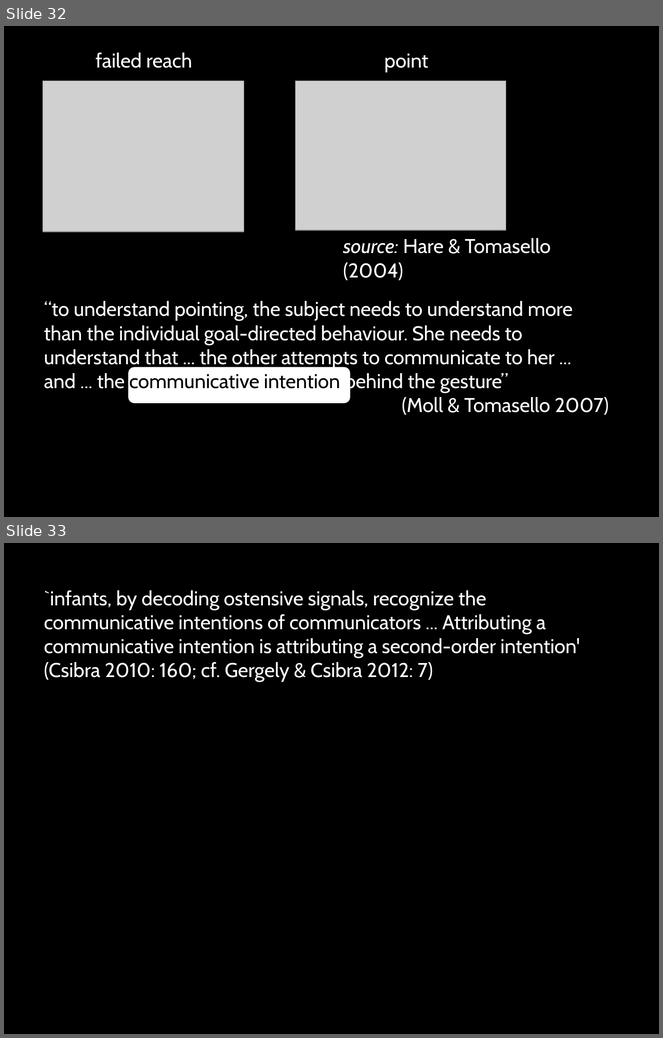
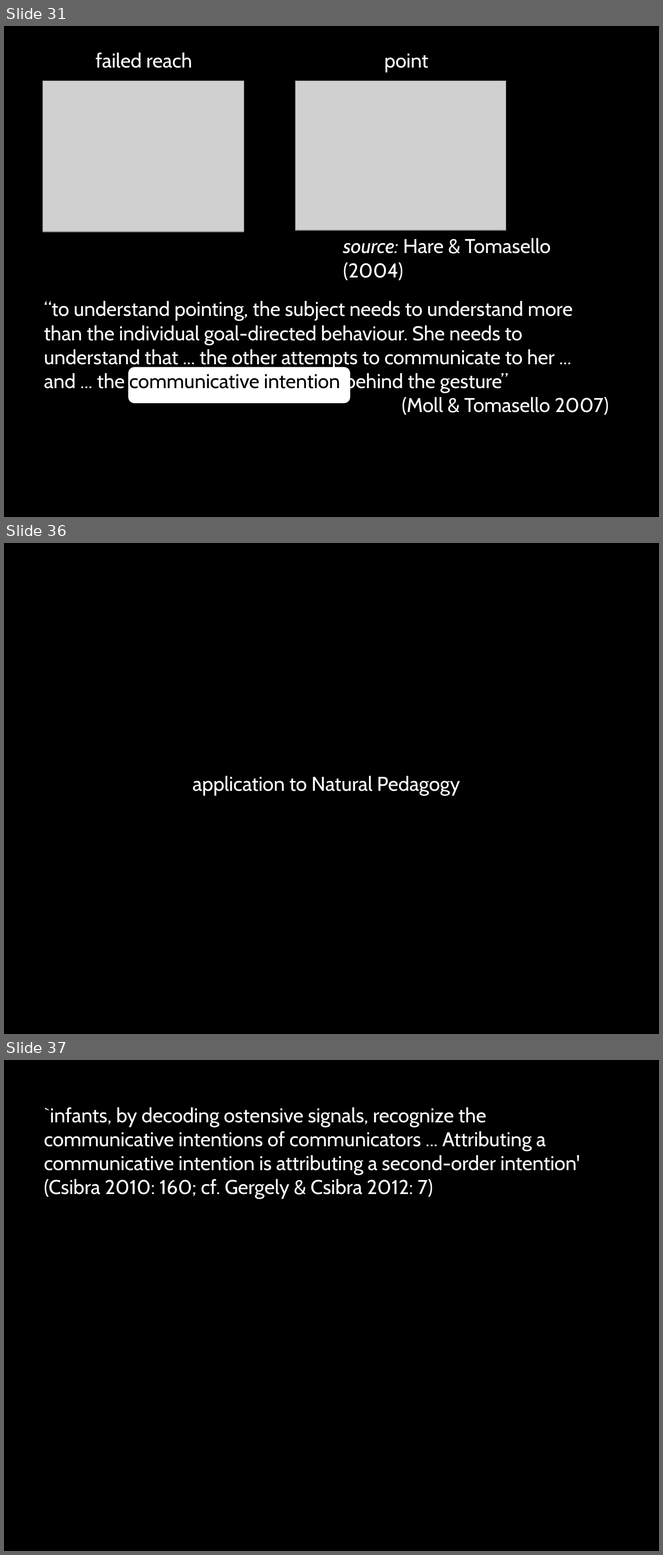
Before and after one commit to butterfill/lecture_mindreading_joint_action_philosophical_tools, a slide deck: lecture09 interacting mindreaders/lecture09 interacting mindreaders.pptx. Shown one above the other, each under a label of ours: slides 32 and 33 before the commit, slides 31, 36 and 37 after it; the slides between them are not shown. The pictures are 663x1038 and 663x1555 pixels, drawn with LibreOffice and Linux fonts; fonts in the diff are those of the drawing; grey boxes stand for pictures. Boxes give left, top, right and bottom in pixels: in the first picture for what was removed or moved away, otherwise in the second. Text is boxed around its words. In the diff, an @@ line names an element or a change of style, - is before the commit and + after.

```diff
--- a/lecture09 interacting mindreaders/lecture09 interacting mindreaders.pptx
+++ b/lecture09 interacting mindreaders/lecture09 interacting mindreaders.pptx
@@ slide 36 added at box(4, 543, 659, 1034), background #000000 @@
@@ text added at box(193, 776, 460, 796), 22 pt, text #FFFFFF @@
+application to Natural Pedagogy
@@ what was slide 32 is now slide 31 @@
@@ what was slide 33 is now slide 37 @@
```
Also in this commit, not shown: 3 slides changed, 3 other slides added, 6 slides removed, 5 other files.
